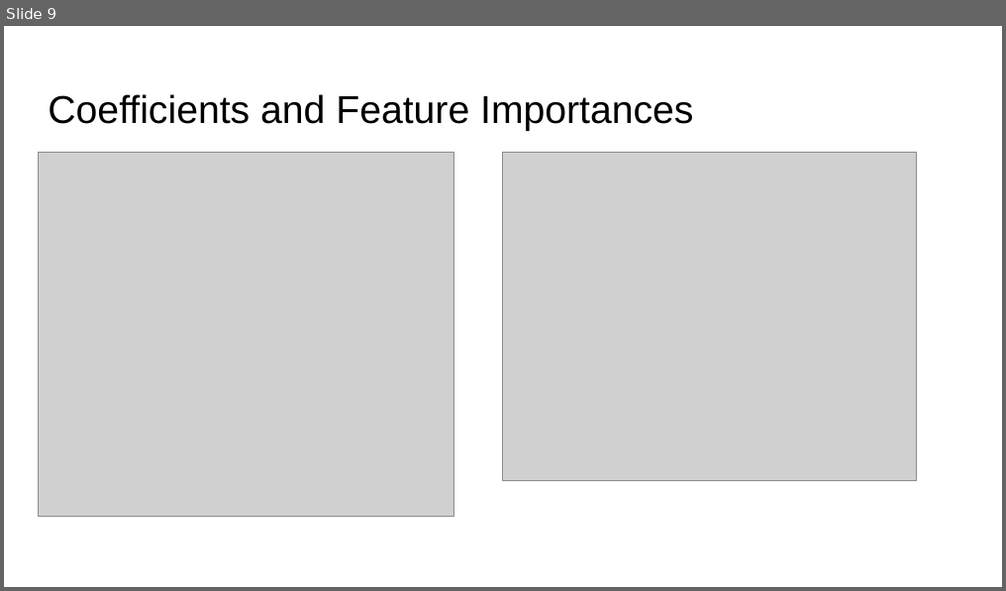
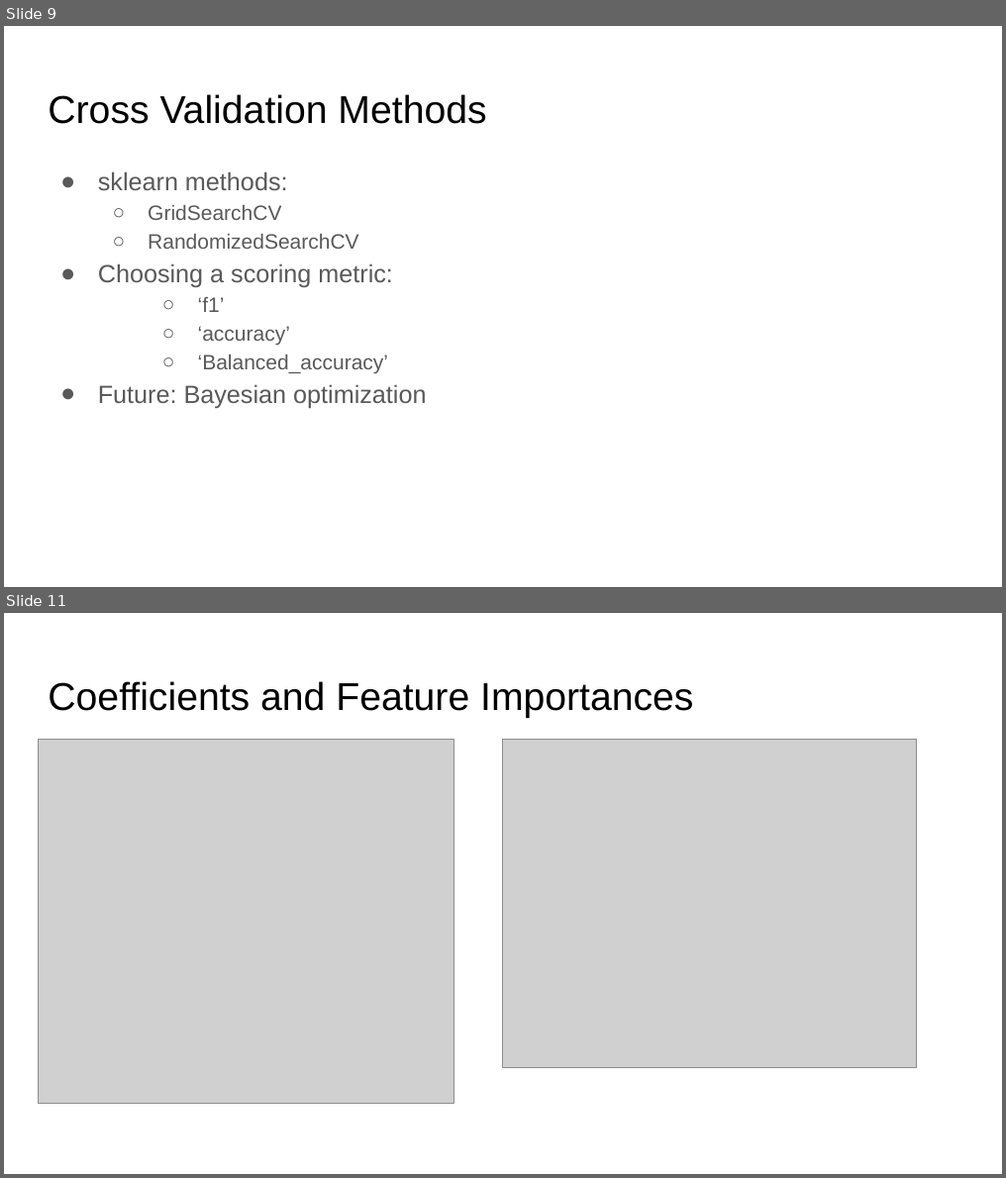
Before and after one commit to gksullan/Springboard_Capstone_1, a slide deck: reports/Predicting Genetic Variants that are Conflicting Classified.pptx. Shown one above the other, each under a label of ours: slide 9 before the commit, slides 9 and 11 after it; the slides between them are not shown. The pictures are 1006x591 and 1006x1178 pixels, drawn with LibreOffice and Linux fonts; fonts in the diff are those of the drawing; grey boxes stand for pictures. Boxes give left, top, right and bottom in pixels: in the first picture for what was removed or moved away, otherwise in the second. Text is boxed around its words. In the diff, an @@ line names an element or a change of style, - is before the commit and + after.

```diff
--- a/reports/Predicting Genetic Variants that are Conflicting Classified.pptx
+++ b/reports/Predicting Genetic Variants that are Conflicting Classified.pptx
@@ slide 9 added at <box>4,26,1002,587</box>, background #FFFFFF @@
@@ title added at <box>48,94,486,124</box>, 28 pt, text #000000 @@
+Cross Validation Methods
@@ text added at <box>98,172,426,408</box>, 18 pt, text #595959 @@
+● sklearn methods:
+  ○ GridSearchCV
+  ○ RandomizedSearchCV
+● Choosing a scoring metric:
+  ○ ‘f1’
+  ○ ‘accuracy’
+  ○ ‘Balanced_accuracy’
+● Future: Bayesian optimization
@@ what was slide 9 is now slide 11 @@
```
Also in this commit, not shown: 8 slides changed, 2 other slides added, 1 slide removed.
